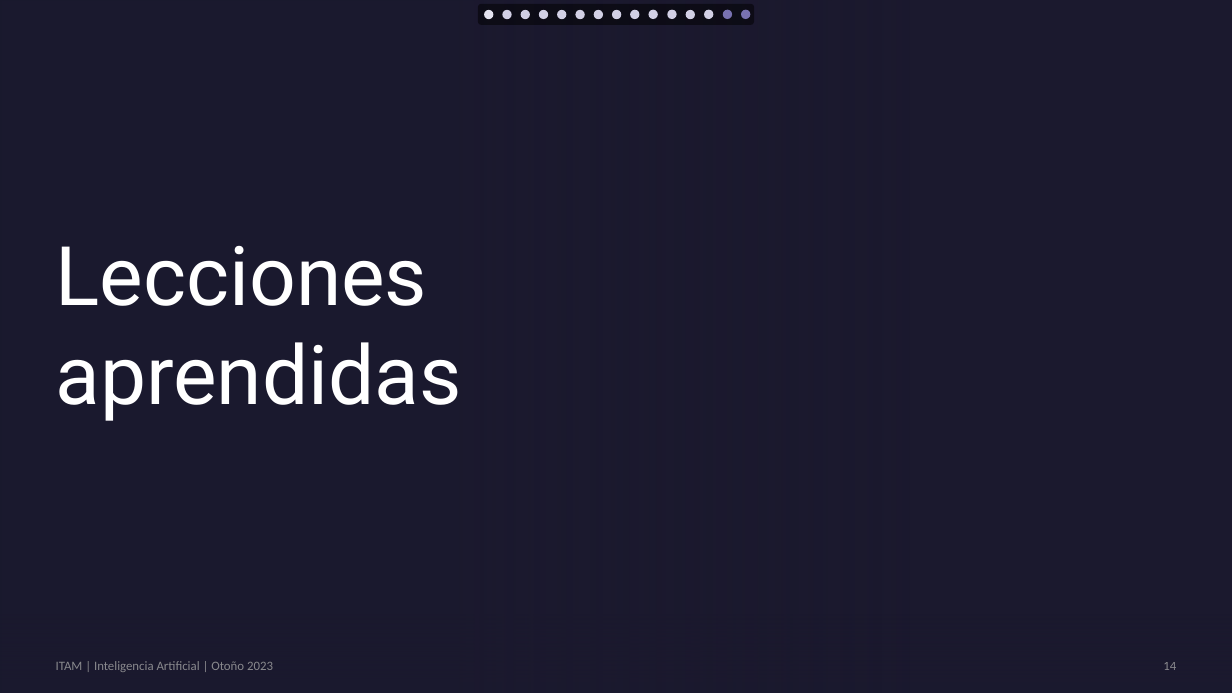
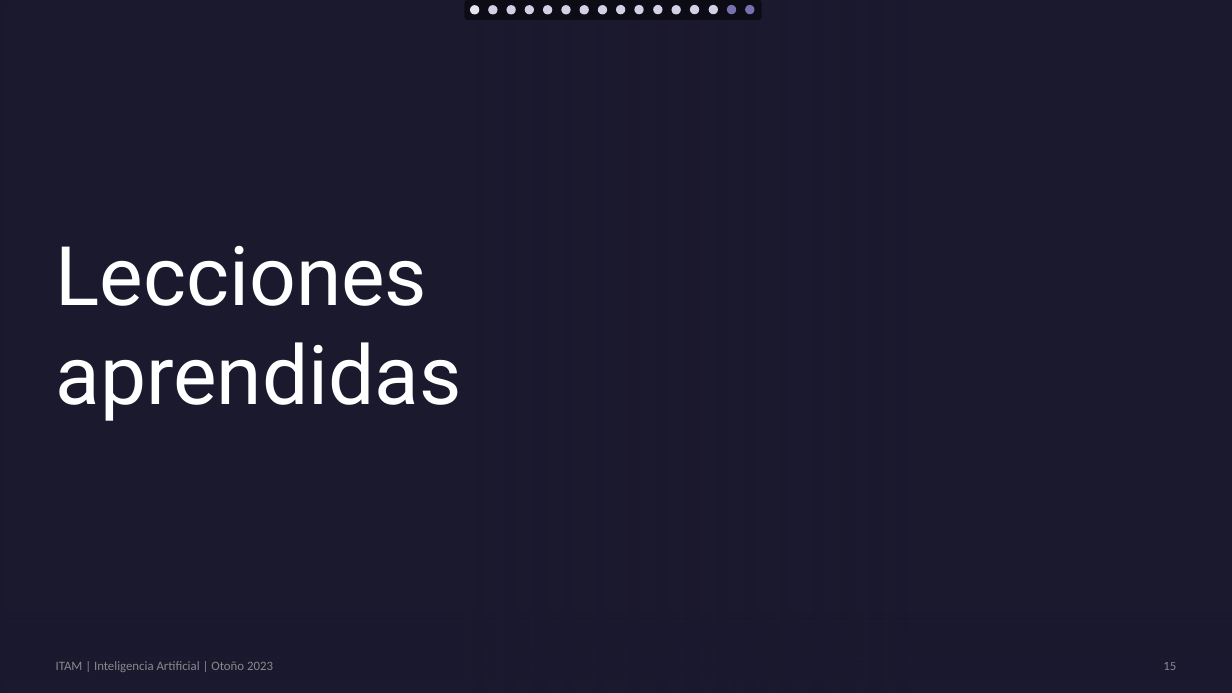
Before and after one commit to feli-p/Domino, a slide deck: slide 15 of docs/equipo0.pptx (slide 14 before the commit). Drawn at 1232x693 pixels with LibreOffice and Linux fonts; fonts in the diff are those of the drawing; background and template pictures are left out. Boxes give left, top, right and bottom in pixels: in the first picture for what was removed or moved away, otherwise in the second. Text is boxed around its words. In the diff, an @@ line names an element or a change of style, - is before the commit and + after.

```diff
--- a/docs/equipo0.pptx
+++ b/docs/equipo0.pptx
@@ rounded rectangle: place and size @@
-rounded rectangle at [478,4,754,25]
+rounded rectangle at [465,0,762,20]
@@ ellipse: place and size @@
-ellipse at [484,10,494,19]
+ellipse at [470,6,480,15]
@@ ellipse added at [488,6,497,15], fill #D2D0E5 @@
@@ 14 ellipses: place and size @@
-14 ellipses at [503,9,750,19]
+14 ellipses at [506,5,754,15]
@@ page number at [1163,662,1176,670]: text changed @@
-14
+15
```
Also in this commit, not shown: 14 other slides changed, 1 slide added.
